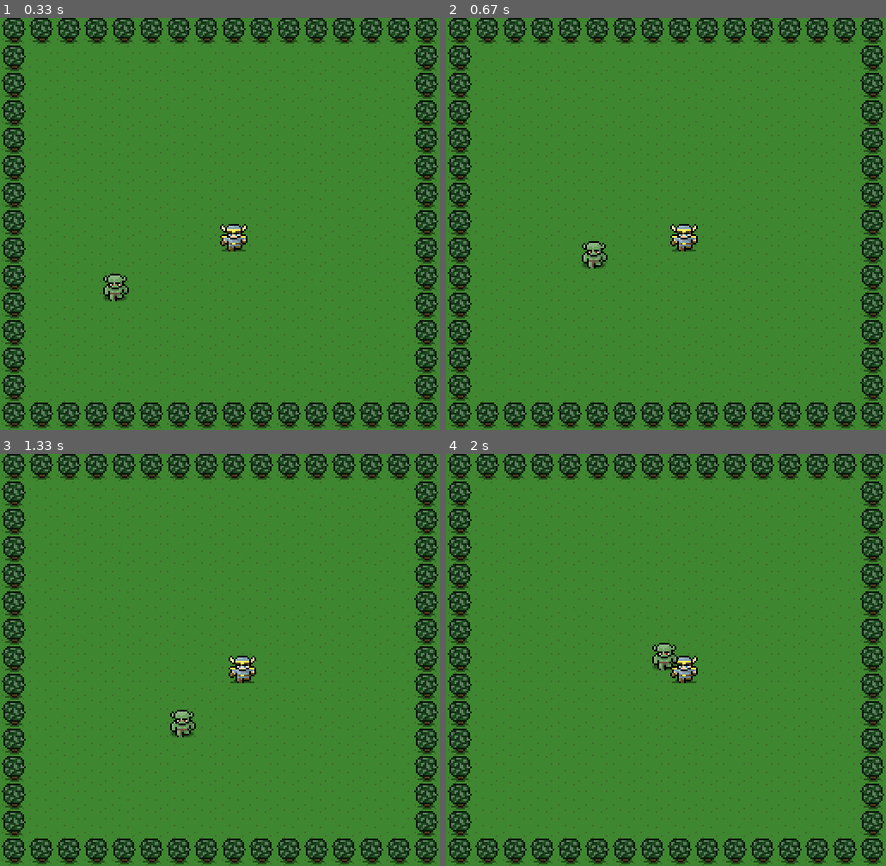
Above: before the commit, frames 1-4 (two rows, left to right).
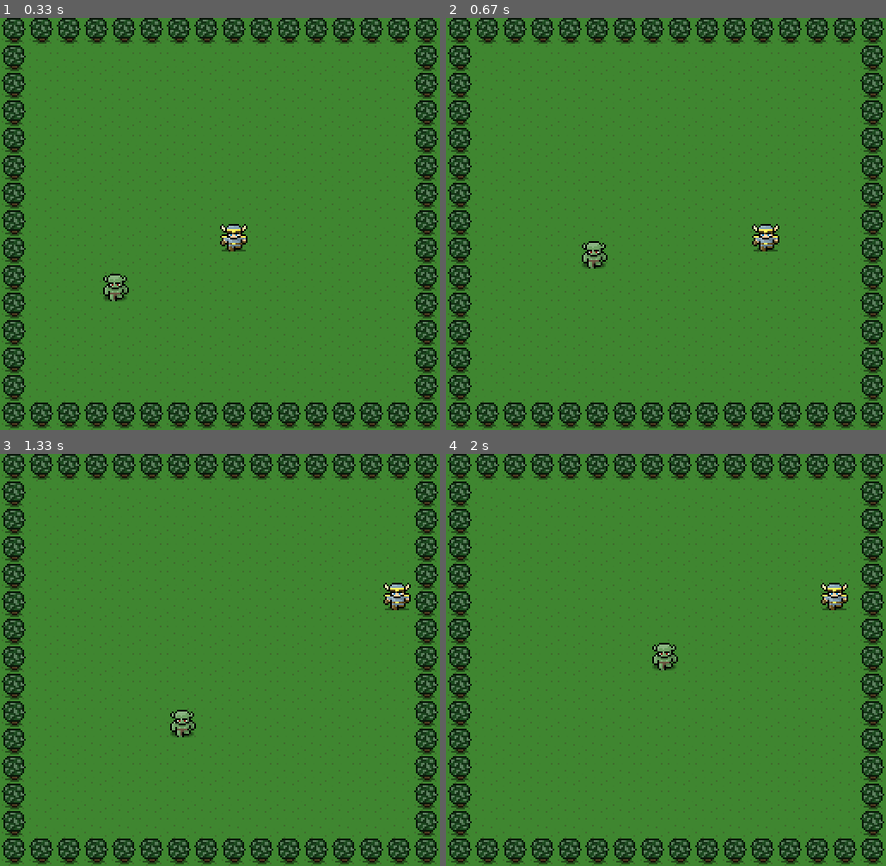
Above: after the commit, the same moments.

Repository: dgelok/pygame
Game: pygame game, started from attack.py
The game is run twice, just before and just after one commit, with the same random seed, the same clock (stepped at 60 frames per second) and the same inputs.
Inputs:
- Up to frame 1 (0.33 s): no input
- Up to frame 2 (0.67 s): hold Right from 0.33 s (still down)
- Up to frame 3 (1.33 s): release Right at 0.8 s; hold Up 0.83-1.13 s; hold Right from 1.17 s (still down)
- Up to frame 4 (2 s): release Right at 1.63 s; hold Left from 1.67 s (still down)

Frame 1 is identical in both runs. In frame 2, 0.7% of the frame differs, in the area x 50-76%, y 50-57%; in frame 3, 0.7%; in frame 4, 0.7%.

Commit message:
hero moves smoothly. Next: refactor to similar classes

Diff:
--- a/attack.py
+++ b/attack.py
@@ -32,20 +32,34 @@
 
             # Event handling
             if event.type == pygame.KEYDOWN:
+                # activate the cooresponding speeds
+                # when an arrow key is pressed down
                 if event.key == KEY_DOWN:
-                    hero.y += 5
+                    hero.speed_y = 5
                 elif event.key == KEY_UP:
-                    hero.y -= 5
+                    hero.speed_y = -5
                 elif event.key == KEY_LEFT:
-                    hero.x -= 5
+                    hero.speed_x = -5
                 elif event.key == KEY_RIGHT:
-                    hero.x += 5
+                    hero.speed_x = 5
+            if event.type == pygame.KEYUP:
+                # deactivate the cooresponding speeds
+                # when an arrow key is released
+                if event.key == KEY_DOWN:
+                    hero.speed_y = 0
+                elif event.key == KEY_UP:
+                    hero.speed_y = 0
+                elif event.key == KEY_LEFT:
+                    hero.speed_x = 0
+                elif event.key == KEY_RIGHT:
+                    hero.speed_x = 0
             if event.type == pygame.QUIT:
                 stop_game = True
 
 
         # Game logic
         monster.move()
+        hero.update()
 
         # Draw background
         screen.fill(blue_color)
--- a/classes.py
+++ b/classes.py
@@ -56,9 +56,12 @@
     def __init__(self, x, y):
         self.x = x
         self.y = y
-        # self.speed_x = 5
-        # self.speed_y = 5
+        self.speed_x = 0
+        self.speed_y = 0
         # self.radius = 50
 
+    def update(self):
+        self.x += self.speed_x
+        self.y += self.speed_y
     # def render(self, screen):
     #     pygame.draw.circle(screen, (255, 0, 0), (self.x, self.y), self.radius)
